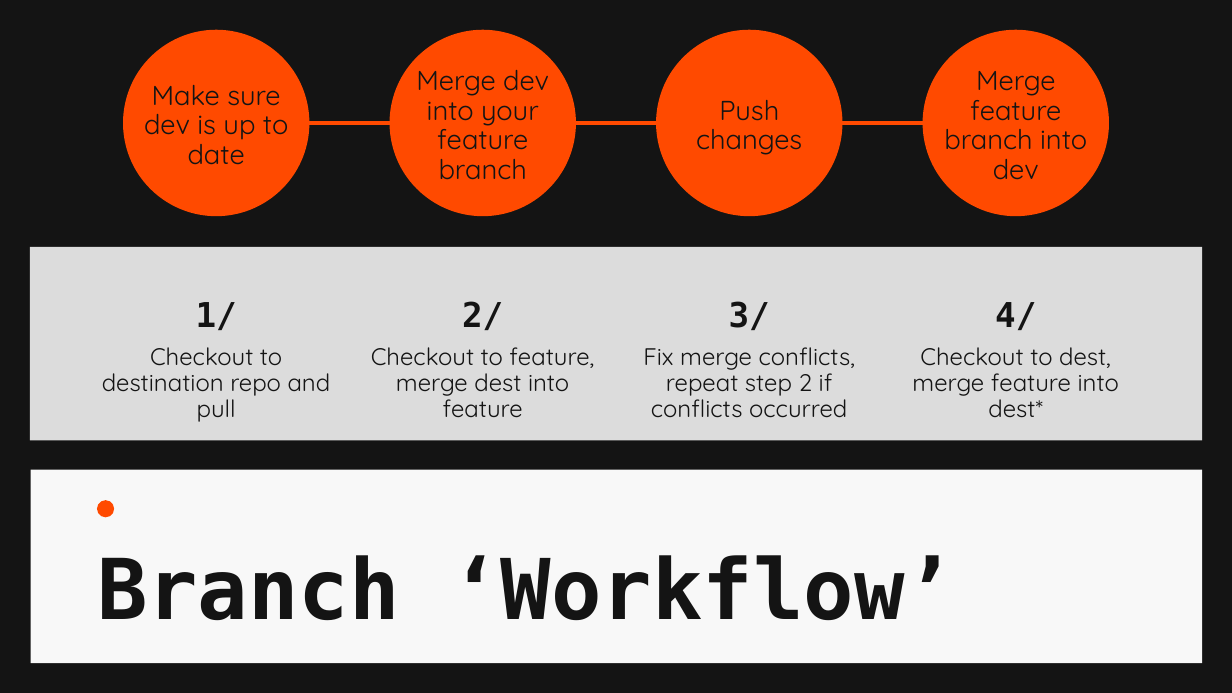
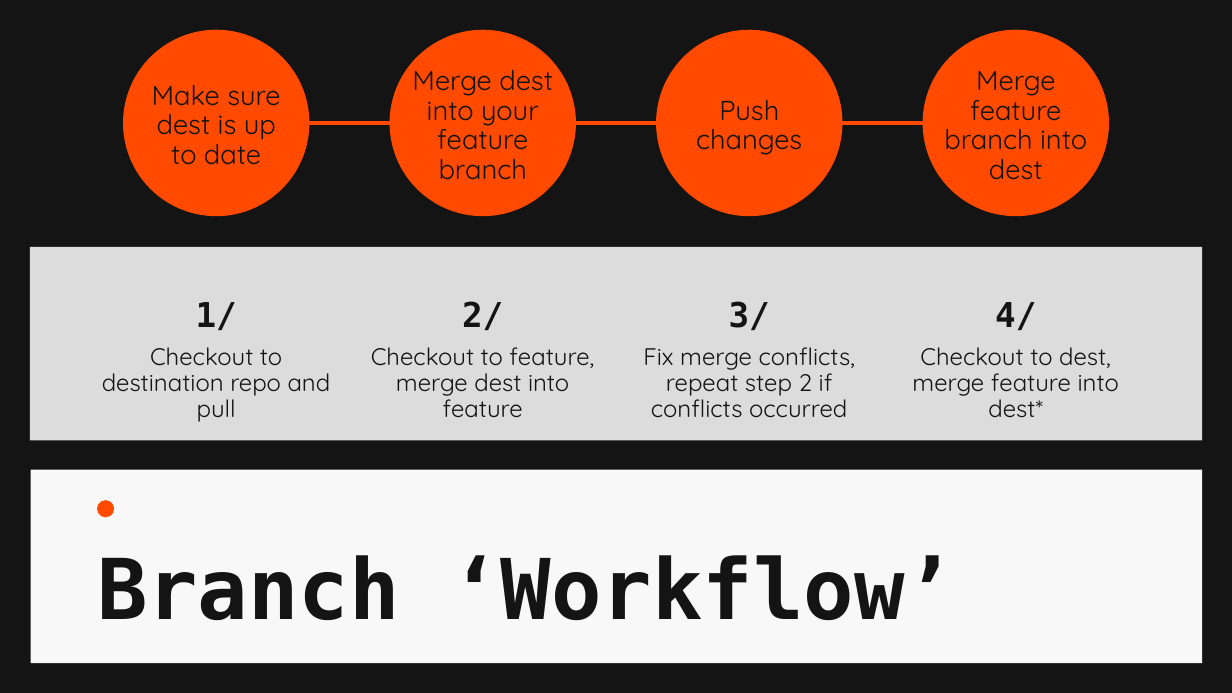
Before and after one commit to Druyv/GitGud, a slide deck: slide 17 of Basics/GitGud.pptx. Drawn at 1232x693 pixels with LibreOffice and Linux fonts; fonts in the diff are those of the drawing. Boxes give left, top, right and bottom in pixels: in the first picture for what was removed or moved away, otherwise in the second. Text is boxed around its words. In the diff, an @@ line names an element or a change of style, - is before the commit and + after.

```diff
--- a/Basics/GitGud.pptx
+++ b/Basics/GitGud.pptx
@@ text at (152, 85, 280, 165): text changed @@
-Make sure dev is up to date
+Make sure dest is up to date
@@ text at (412, 70, 553, 180): text changed @@
-Merge dev into your feature branch
+Merge dest into your feature branch
@@ text at (944, 71, 1087, 180): text changed @@
-Merge feature branch into dev
+Merge feature branch into dest
```
Also in this commit, not shown: 1 other slide changed, 2 other files.
